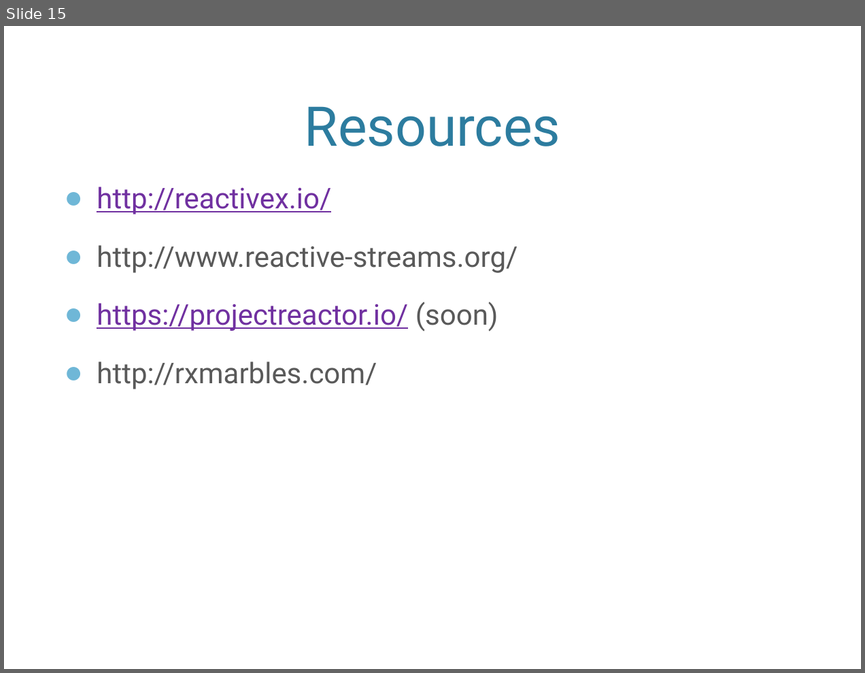
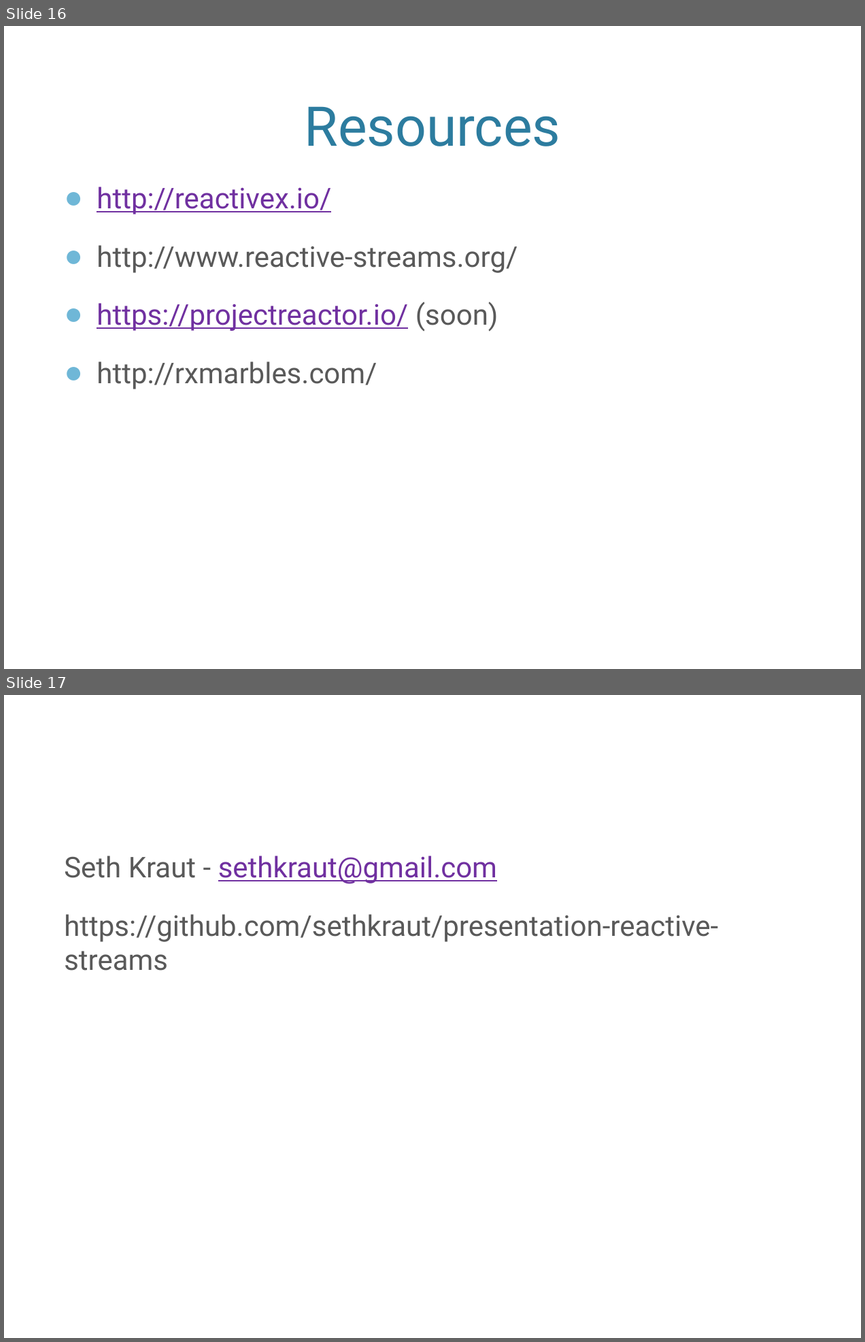
Before and after one commit to sethkraut/presentation-reactive-streams, a slide deck: Slides.pptx. Shown one above the other, each under a label of ours: slide 15 before the commit, slides 16 and 17 after it. The pictures are 865x673 and 865x1342 pixels, drawn with LibreOffice and Linux fonts; fonts in the diff are those of the drawing; background and template pictures are left out. Boxes give left, top, right and bottom in pixels: in the first picture for what was removed or moved away, otherwise in the second. Text is boxed around its words. In the diff, an @@ line names an element or a change of style, - is before the commit and + after.

```diff
--- a/Slides.pptx
+++ b/Slides.pptx
@@ slide 17 added at (x1=4, y1=695, x2=861, y2=1338), background picture (left out) @@
@@ text added at (x1=64, y1=855, x2=718, y2=970), 24 pt, text #595959 @@
+Seth Kraut - sethkraut@gmail.com
+https://github.com/sethkraut/presentation-reactive-streams
@@ what was slide 15 is now slide 16 @@
```
Also in this commit, not shown: 1 slide changed.
